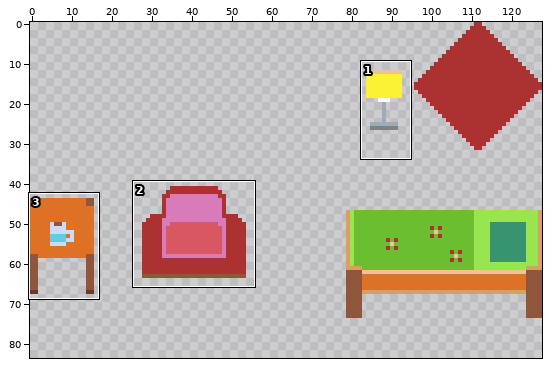
Edited in one commit: sprite sheet (res/OutiZimmer.png). Above: a wide view before the commit, with the close-up outlined.
Close-up. Old version:
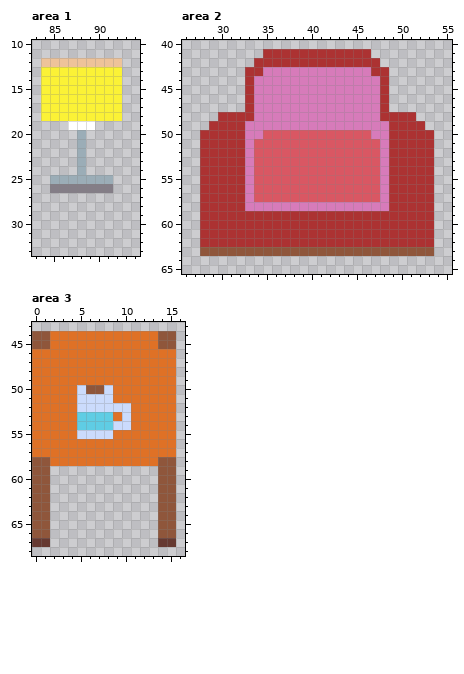
The file is 128x128 pixels. Shown: area 1: x 83..94, y 10..33; area 2: x 26..55, y 40..65; area 3: x 0..16, y 43..68. The old version is drawn lined up with the new one. The wide view leaves out empty margins. The commit also changed other parts of the picture, which this record leaves out.
After:
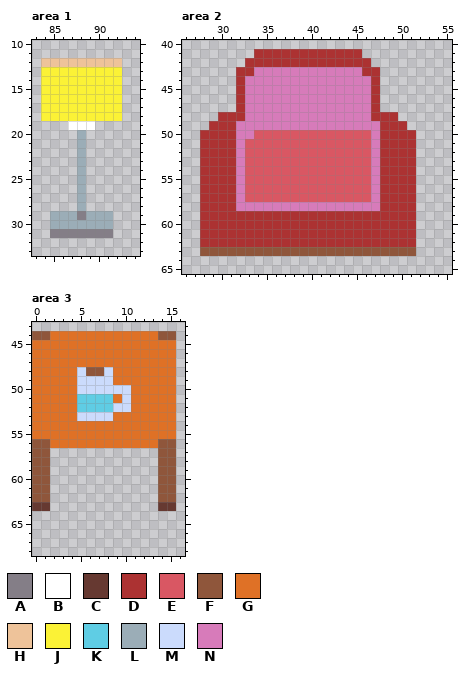
Palette (. is transparent): A #847e87  B #ffffff  C #663931  D #ac3232  E #d95763  F #8f563b  G #df7126  H #eec39a  J #fbf236  K #5fcde4  L #9badb7  M #cbdbfc  N #d77bba
Edits made:
drawings rearranged on the sheet (the old picture shows each at its new place; 2 dropped ones are not shown)
Area 1:
The author put colour A in row 29 at x 88; in row 31 at x 85 to 91.
The author put colour L in rows 27 to 28 at x 88; in row 29 at x 85 to 87 and 89 to 91; in row 30 at x 85 to 91.
Colour A becomes colour L in row 26 at x 88.
Colour A is removed in row 26 at x 85 to 87 and 89 to 91.
Colour L is removed in row 25 at x 85 to 87 and 89 to 91.
Area 2:
The author put colour D in row 41 at x 34; in row 42 at x 33; in rows 43 to 47 at x 32.
Colour N becomes colour D in row 43 at x 46; in rows 44 to 48 at x 47; in rows 49 to 58 at x 48.
Colour N becomes colour E in row 50 at x 34; in rows 51 to 57 at x 33.
Colour D becomes colour N in row 43 at x 34; in rows 44 to 48 at x 33; in rows 49 to 58 at x 32.
Colour E becomes colour N in rows 51 to 57 at x 47.
Colour D is removed in row 41 at x 46; in row 42 at x 47; in rows 43 to 47 at x 48; in row 48 at x 50 to 51; in row 49 at x 51 to 52; in rows 50 to 62 at x 52 to 53.
Colour F is removed in row 63 at x 52 to 53.
Area 3:
Colour F becomes colour C in row 63 at x 0 to 1 and 14 to 15.
Colour G becomes colour F in row 48 at x 6 to 7; in rows 56 to 57 at x 0 to 1 and 14 to 15.
Colour F becomes colour G in row 45 at x 0 to 1 and 14 to 15.
Colour K becomes colour G in row 54 at x 5 to 8.
Colour M becomes colour G in row 53 at x 10; in row 54 at x 9 to 10; in row 55 at x 5 to 8.
Colour M becomes colour K in rows 51 to 52 at x 5 to 8.
Colour F becomes colour M in row 50 at x 6 to 7.
Colour G becomes colour M in row 48 at x 5 and 8; in row 49 at x 5 to 8; in row 50 at x 9 to 10; in row 51 at x 10.
Colour K becomes colour M in row 53 at x 5 to 8.
Colour C is removed in row 67 at x 0 to 1 and 14 to 15.
Colour F is removed in rows 64 to 66 at x 0 to 1 and 14 to 15.
Colour G is removed in rows 57 to 58 at x 2 to 13.
